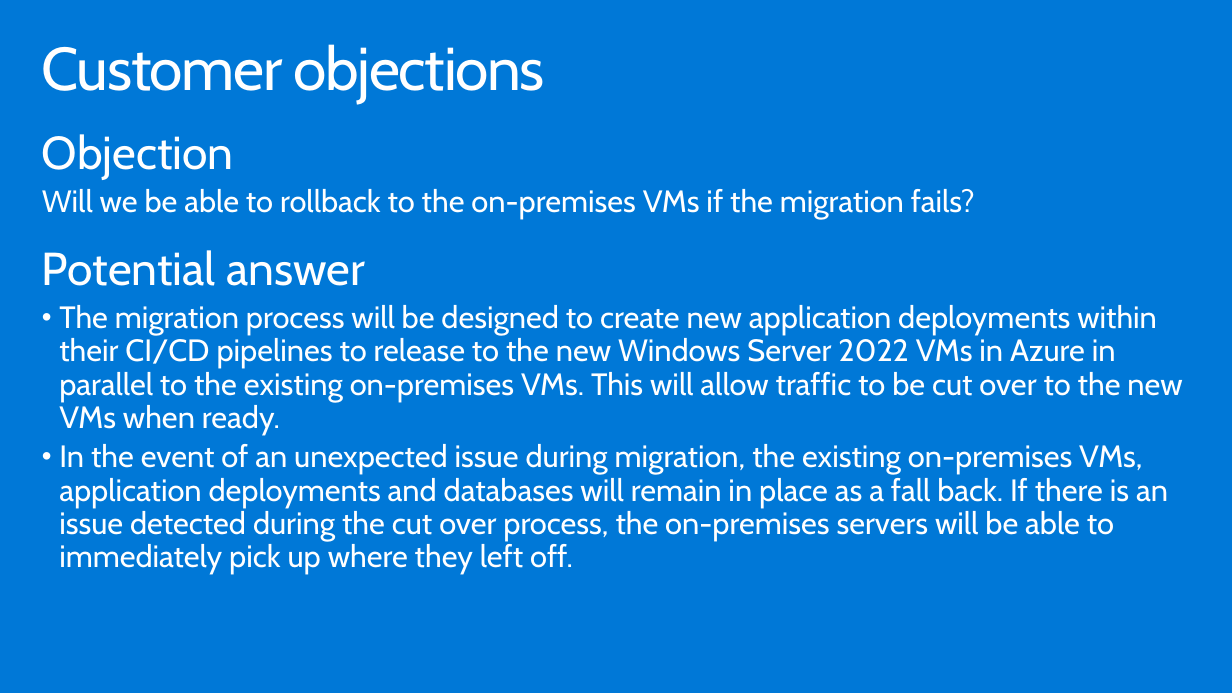
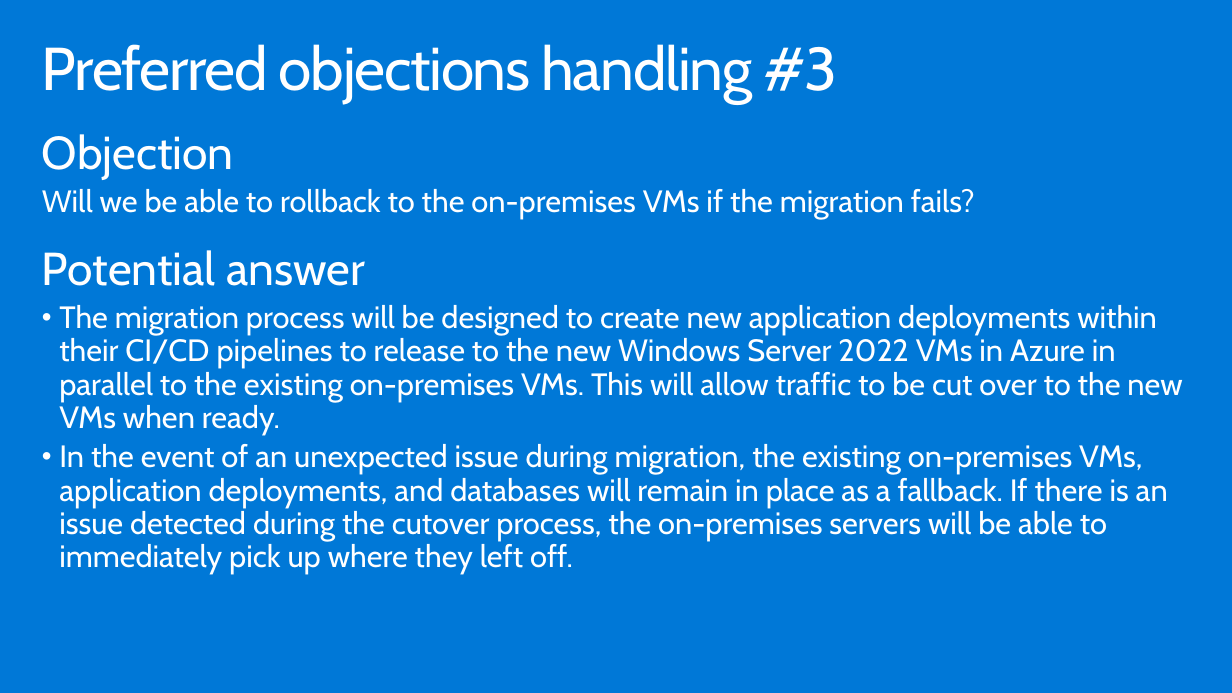
Before and after one commit to solliancenet/-Building-the-business-migration-case-with-Windows-Server-and-SQL-Server, a slide deck: slide 24 of Whiteboard design session/WDS trainer presentation - Building the business migration case with Windows Server and SQL Server.pptx (slide 23 before the commit). Drawn at 1232x693 pixels with LibreOffice and Linux fonts; fonts in the diff are those of the drawing. Boxes give left, top, right and bottom in pixels: in the first picture for what was removed or moved away, otherwise in the second. Text is boxed around its words. In the diff, an @@ line names an element or a change of style, - is before the commit and + after.

```diff
--- a/Whiteboard design session/WDS trainer presentation - Building the business migration case with Windows Server and SQL Server.pptx
+++ b/Whiteboard design session/WDS trainer presentation - Building the business migration case with Windows Server and SQL Server.pptx
@@ title at [42, 44, 837, 103]: text changed @@
-Customer objections
+Preferred objections handling #3
@@ text at [59, 444, 1168, 574]: text changed @@
-• In the event of an unexpected issue during migration, the existing on-premises VMs, application deployments and databases will remain in place as a fall back. If there is an issue detected during the cut over process, the on-premises servers will be able to immediately pick up where they left off.
+• In the event of an unexpected issue during migration, the existing on-premises VMs, application deployments, and databases will remain in place as a fallback. If there is an issue detected during the cutover process, the on-premises servers will be able to immediately pick up where they left off.
```
Also in this commit, not shown: 17 other slides changed, 3 slides added, 1 other file.
